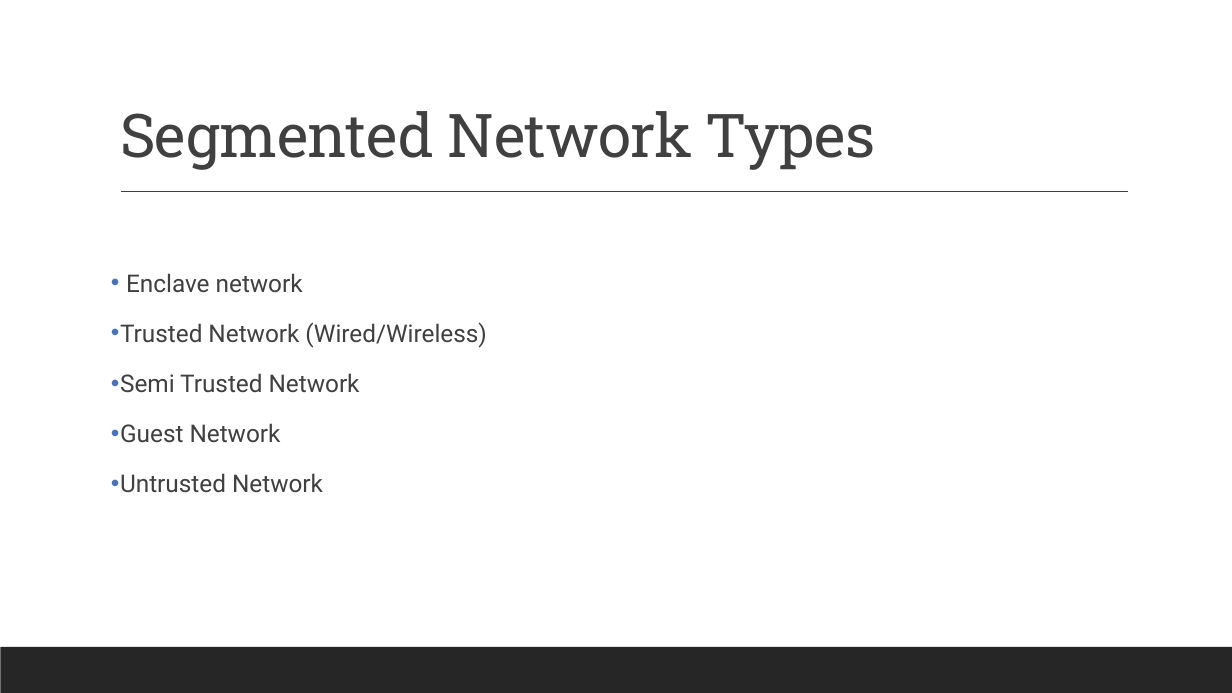
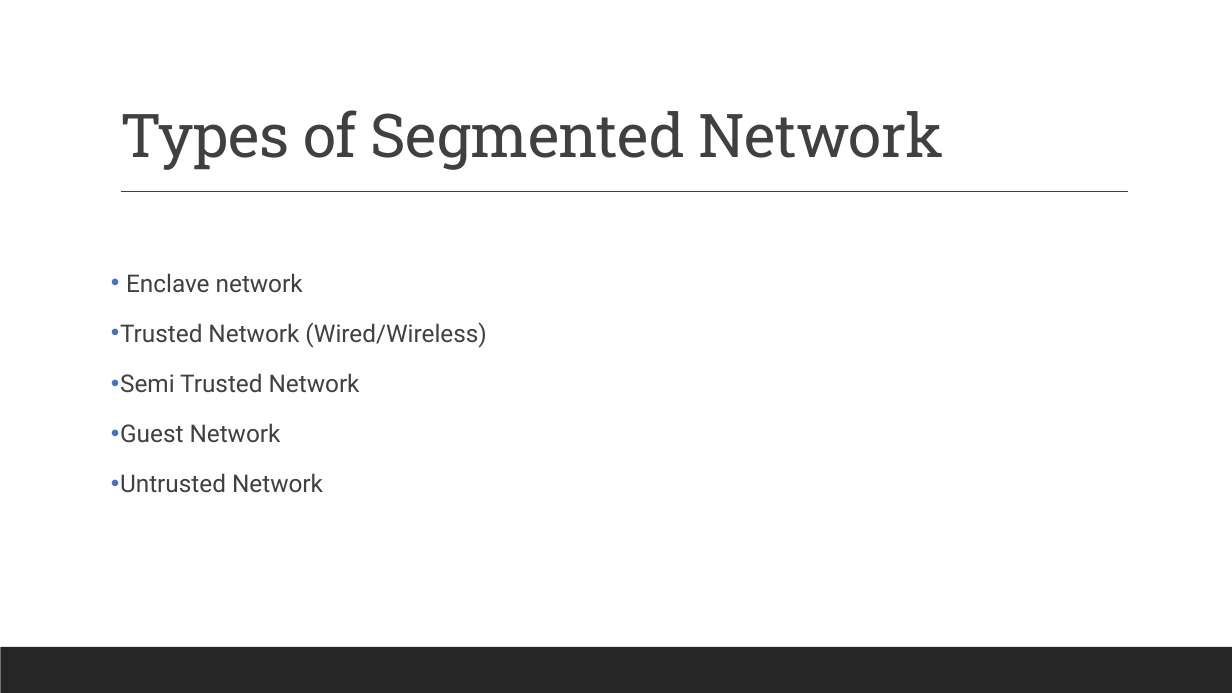
Before and after one commit to ronnie-1947/access-control-ppt, a slide deck: slide 19 of Access Control.pptx (slide 18 before the commit). Drawn at 1232x693 pixels with LibreOffice and Linux fonts; fonts in the diff are those of the drawing. Boxes give left, top, right and bottom in pixels: in the first picture for what was removed or moved away, otherwise in the second. Text is boxed around its words. In the diff, an @@ line names an element or a change of style, - is before the commit and + after.

```diff
--- a/Access Control.pptx
+++ b/Access Control.pptx
@@ title at (x1=120, y1=110, x2=943, y2=170): text changed @@
-Segmented Network Types
+Types of Segmented Network
```
Also in this commit, not shown: 15 other slides changed, 1 slide added.
